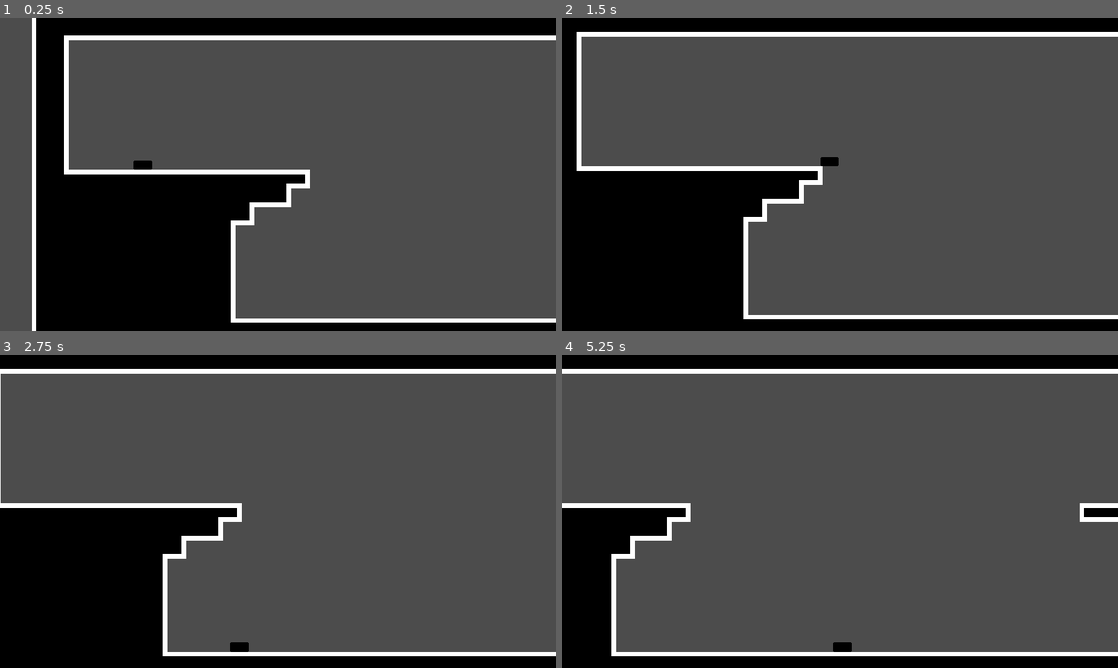
Above: before the commit, frames 1-4 (two rows, left to right).
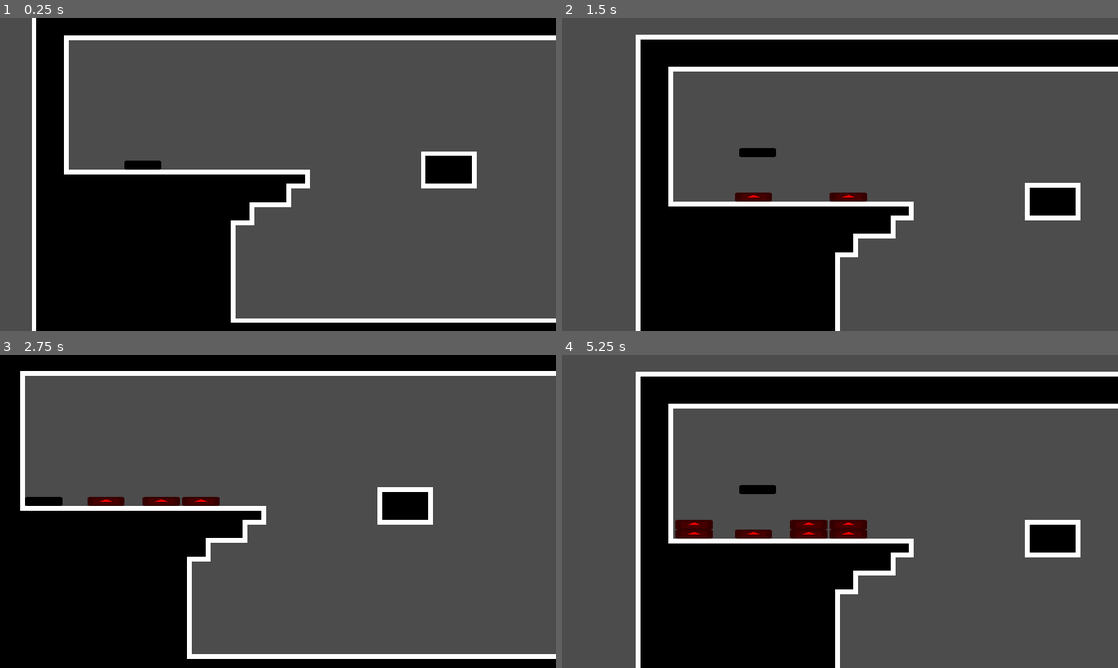
Above: after the commit, the same moments.

Repository: gramozilho/StaySafeJam
Game: Godot game, scene res://Scenes/Level 1.tscn
Same seed, same stepped clock (60 frames per second), same inputs: the game is played once before the commit and once after it. The engine's default icon, where the game draws it, is replaced by a stand-in: a white triangle on a blue panel in a dark square.
Inputs:
- Up to frame 1 (0.25 s): no input
- Up to frame 2 (1.5 s): tap Enter at 0.5 s; hold D (move_right) from 0.53 s (still down); tap F (freeze_ant, bound only after the commit) at 0.6, 1.35 s; tap Space (move_jump) at 0.77 s
- Up to frame 3 (2.75 s): tap Space (move_jump) at 1.52 s; release D (move_right) at 2.03 s; hold A (move_left) from 2.03 s (still down); tap F (freeze_ant, bound only after the commit) at 2.1 s
- Up to frame 4 (5.25 s): release A (move_left) at 2.78 s; hold D (move_right) 2.78-4.28 s; tap F (freeze_ant, bound only after the commit) every 0.75 s from 2.85 to 5.1 s; tap Space (move_jump) at 3.02, 3.77, 4.52 s; hold A (move_left) 4.28-5.03 s; hold D (move_right) from 5.03 s (still down)

The runs differ from the first frame. In frame 1, 1.3% of the frame differs, in the area x 22-86%, y 42-55%; in frame 2, 41%; in frame 3, 9.6%; in frame 4, 45%, in the area x 0-100%, y 0-100%.

Commit message:
Added the ability to freeze the ants.

Diff:
--- /dev/null
+++ b/Globals/AntManager.tscn
@@ -0,0 +1,6 @@
+[gd_scene load_steps=2 format=2]
+
+[ext_resource path="res://Objects/AntManager.gd" type="Script" id=1]
+
+[node name="AntManager" type="Node"]
+script = ExtResource( 1 )
--- a/Objects/Ant.gd
+++ b/Objects/Ant.gd
@@ -2,32 +2,50 @@
 class_name Ant
 
 const GRAVITY := 6000.0
-const MOVE_SPEED := 40000.07
+const MOVE_SPEED := 30000.0
 const JUMP_HEIGHT := -100000
 const ACCELERATION : = .25
 
 var _speed := MOVE_SPEED
 
 onready var _floor_cast := $FloorCast
-onready var _wall_cast := $WallCast
+onready var _jump_before_land_timer := $JumpBeforeLandTimer
+onready var _jump_after_fallen_timer := $JumpAfterFallenTimer
 
 var _velocity : Vector2
 
 var _is_floorcast_touching := false
 
+enum MOVEMENT_STATES {
+	NORMAL,
+	FROZEN,
+}
+
+var state = MOVEMENT_STATES.NORMAL
+
 func _ready() -> void:
 	pass
 
 func _physics_process(delta : float) -> void:
-	_movement(delta)
-	move_and_slide(_velocity * delta, _floor_cast.get_collision_normal())
+	match (state):
+		MOVEMENT_STATES.NORMAL:
+			if (Input.is_action_just_pressed("freeze_ant") && _is_floorcast_touching):
+				state = MOVEMENT_STATES.FROZEN
+				$Sprite.modulate = Color.red
+
+				var camera : Camera2D = get_node("Camera2D")
+				if (is_instance_valid(camera)):
+					remove_child(camera)
+
+				AntManager.add_ant(camera, Vector2(320, 296))
+			_movement(delta)
+			move_and_slide(_velocity * delta, Vector2.UP)
+		MOVEMENT_STATES.FROZEN:
+			pass
 	pass
 
 func _movement(delta : float) -> void:
 	var direction := int(Input.is_action_pressed("move_right")) - int(Input.is_action_pressed("move_left"))
-
-	_wall_cast.position.x = direction * 32
-	_wall_cast.scale.x = direction
 
 	_velocity.x = lerp(_velocity.x, direction * MOVE_SPEED, ACCELERATION)
 
--- a/Objects/Ant.tscn
+++ b/Objects/Ant.tscn
@@ -4,14 +4,14 @@
 [ext_resource path="res://Objects/Ant.gd" type="Script" id=2]
 
 [sub_resource type="RectangleShape2D" id=1]
-extents = Vector2( 32, 16 )
+extents = Vector2( 64, 16 )
 
 [node name="Ant" type="KinematicBody2D"]
 script = ExtResource( 2 )
 
 [node name="Sprite" type="Sprite" parent="."]
 modulate = Color( 0, 0, 0, 1 )
-scale = Vector2( 1, 0.5 )
+scale = Vector2( 2, 0.5 )
 texture = ExtResource( 1 )
 
 [node name="CollisionShape2D" type="CollisionShape2D" parent="."]
@@ -21,7 +21,10 @@
 enabled = true
 cast_to = Vector2( 0, 32 )
 
-[node name="WallCast" type="RayCast2D" parent="."]
-position = Vector2( 32, 0 )
-enabled = true
-cast_to = Vector2( 4, 0 )
+[node name="JumpBeforeLandTimer" type="Timer" parent="."]
+wait_time = 0.2
+one_shot = true
+
+[node name="JumpAfterFallenTimer" type="Timer" parent="."]
+wait_time = 0.2
+one_shot = true
--- /dev/null
+++ b/Objects/AntManager.gd
@@ -0,0 +1,17 @@
+extends Node
+
+onready var ant_scene : PackedScene = preload("res://Objects/Ant.tscn")
+
+func _ready() -> void:
+
+	pass
+
+func add_ant(camera : Camera2D = null, position := Vector2()) -> void:
+	var ant_instance = ant_scene.instance()
+	ant_instance.global_position = position
+
+	get_tree().current_scene.call_deferred("add_child", ant_instance)
+
+	if (camera != null):
+		ant_instance.call_deferred("add_child", camera)
+	pass
--- a/Scenes/Level 1.tscn
+++ b/Scenes/Level 1.tscn
@@ -27,4 +27,4 @@
 tile_set = ExtResource( 2 )
 cell_size = Vector2( 16, 16 )
 format = 1
-tile_data = PoolIntArray( -1, 0, 0, -65536, 0, 1, -65535, 0, …(1801 unchanged characters)… 524287, 0, 65536, 458752, 0, 65538, 458798, 0, 65536, 458799, 0, 65538, 589823, 0, 65536, 524288, 0, 131077, 524289, 0, 1, 524290, 0, 1, 524291, 0, 1, 524292, 0, 1, 524293, 0, 1, 524294, 0, 1, 524295, 0, 1, 524296, 0, 1, 524297, 0, 1, 524298, 0, 1, 524299, 0, 1, 524300, 0, 5, 524301, 0, 196610, 524323, 0, 196608, 524324, 0, 196609,  …(4469 unchanged characters)…
+tile_data = PoolIntArray( -1, 0, 0, -65536, 0, 1, -65535, 0, …(1801 unchanged characters)… 524287, 0, 65536, 458752, 0, 65538, 458772, 0, 0, 458773, 0, 1, 458774, 0, 2, 458798, 0, 65536, 458799, 0, 65538, 589823, 0, 65536, 524288, 0, 131077, 524289, 0, 1, 524290, 0, 1, 524291, 0, 1, 524292, 0, 1, 524293, 0, 1, 524294, 0, 1, 524295, 0, 1, 524296, 0, 1, 524297, 0, 1, 524298, 0, 1, 524299, 0, 1, 524300, 0, 5, 524301, 0, 196610, 524308, 0, 131072, 524309, 0, 131073, 524310, 0, 131074, 524323, 0, 196608, 524324, 0, 196609,  …(4469 unchanged characters)…
--- a/project.godot
+++ b/project.godot
@@ -27,6 +27,7 @@
 [autoload]
 
 Shortcuts="*res://Globals/Shortcuts.gd"
+AntManager="*res://Globals/AntManager.tscn"
 
 [display]
 
@@ -71,6 +72,11 @@
 , Object(InputEventKey,"resource_local_to_scene":false,"resource_name":"","device":0,"alt":false,"shift":false,"control":false,"meta":false,"command":false,"pressed":false,"scancode":16777232,"unicode":0,"echo":false,"script":null)
  ]
 }
+freeze_ant={
+"deadzone": 0.5,
+"events": [ Object(InputEventKey,"resource_local_to_scene":false,"resource_name":"","device":0,"alt":false,"shift":false,"control":false,"meta":false,"command":false,"pressed":false,"scancode":70,"unicode":0,"echo":false,"script":null)
+ ]
+}
 
 [rendering]
 
